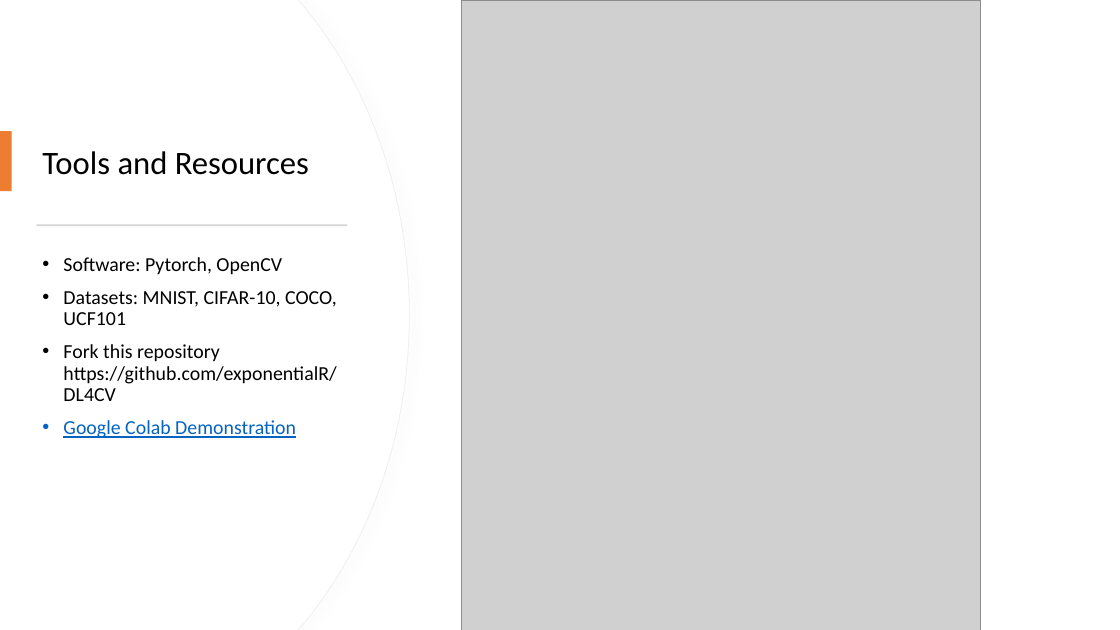
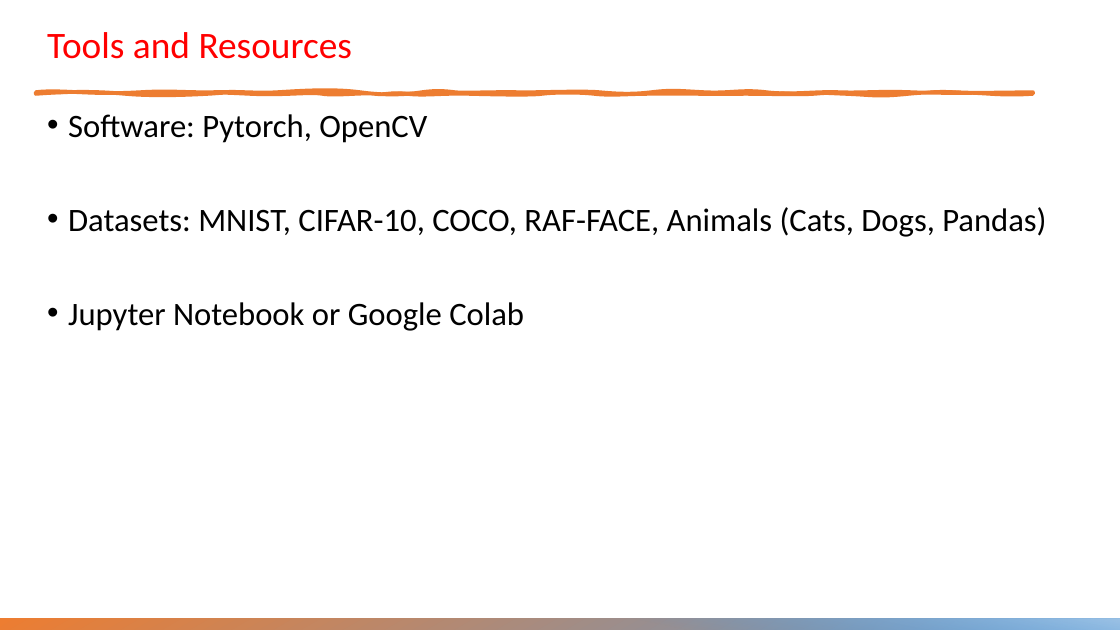
Before and after one commit to exponentialR/DL4CV, a slide deck: slide 9 of Day-1-Intro-to-CV/1.0 - Course Overview.pptx (slide 8 before the commit). Drawn at 1120x630 pixels with LibreOffice and Linux fonts; fonts in the diff are those of the drawing; grey boxes stand for pictures; background and template pictures are left out. Boxes give left, top, right and bottom in pixels: in the first picture for what was removed or moved away, otherwise in the second. Text is boxed around its words. In the diff, an @@ line names an element or a change of style, - is before the commit and + after.

```diff
--- a/Day-1-Intro-to-CV/1.0 - Course Overview.pptx
+++ b/Day-1-Intro-to-CV/1.0 - Course Overview.pptx
@@ rectangle removed at [0,0,1120,630] @@
@@ freeform shape removed at [0,0,409,630] @@
@@ freeform shape removed at [0,0,408,630] @@
@@ title "Tools and Resources": place and size @@
-title "Tools and Resources" at [42,151,309,175]
+title "Tools and Resources" at [47,32,352,59]
@@ title "Tools and Resources" at [47,32,352,59]: size 28 to 32 pt, text colour #000000 to #FF0000 @@
@@ picture removed at [461,0,981,630] @@
@@ freeform shape added at [36,92,1033,94], fill #ED7D31, outline #ED7D31 3.25 pt @@
@@ text "Software: Pytorch, OpenCV": place and size @@
-text "Software: Pytorch, OpenCV" at [63,257,337,438]
+text "Software: Pytorch, OpenCV" at [68,114,1046,331]
@@ text at [68,114,427,143]: size 17 to 28 pt in "Software: Pytorch, OpenCV" @@
@@ rectangle removed at [0,131,12,192] @@
@@ text at [68,207,1046,331]: text changed; size 17 to 28 pt @@
-• Datasets: MNIST, CIFAR-10, COCO, UCF101
-• Fork this repository https://github.com/exponentialR/DL4CV
-• Google Colab Demonstration
+• Datasets: MNIST, CIFAR-10, COCO, RAF-FACE, Animals (Cats, Dogs, Pandas)
+• Jupyter Notebook or Google Colab
@@ rectangle removed at [36,224,347,226] @@
```
Also in this commit, not shown: 5 other slides changed, 1 slide added, 3 other files.
